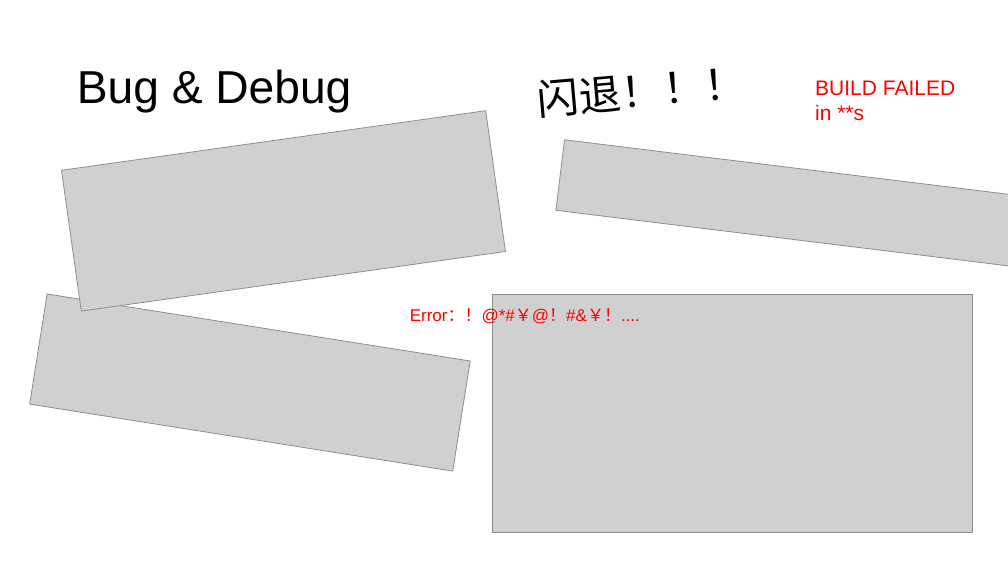
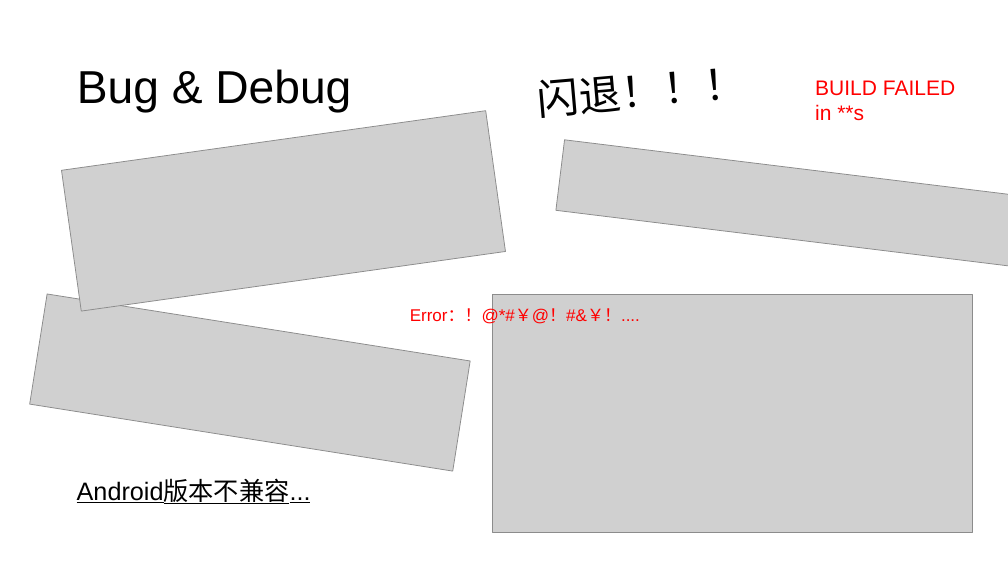
Before and after one commit to peterlong0612/WZKMiniDouyin_V1.2, a slide deck: slide 6 of PPT/WZK_Android作业.pptx. Drawn at 1008x567 pixels with LibreOffice and Linux fonts; fonts in the diff are those of the drawing; grey boxes stand for pictures. Boxes give left, top, right and bottom in pixels: in the first picture for what was removed or moved away, otherwise in the second. Text is boxed around its words. In the diff, an @@ line names an element or a change of style, - is before the commit and + after.

```diff
--- a/PPT/WZK_Android作业.pptx
+++ b/PPT/WZK_Android作业.pptx
@@ text added at (77,479,311,504), 24 pt, text #000000, underline @@
+Android版本不兼容...
```
Also in this commit, not shown: 3 other files.
